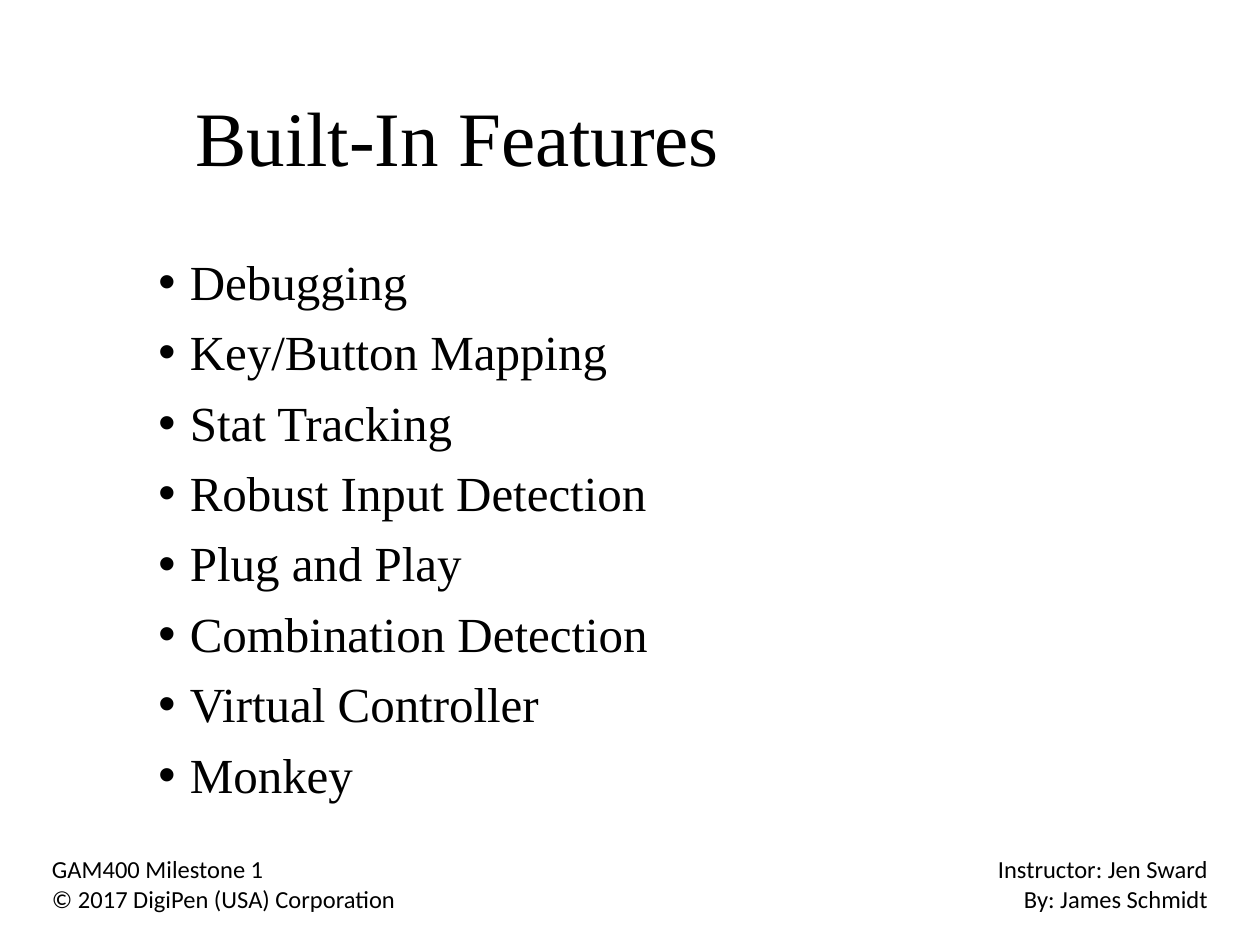
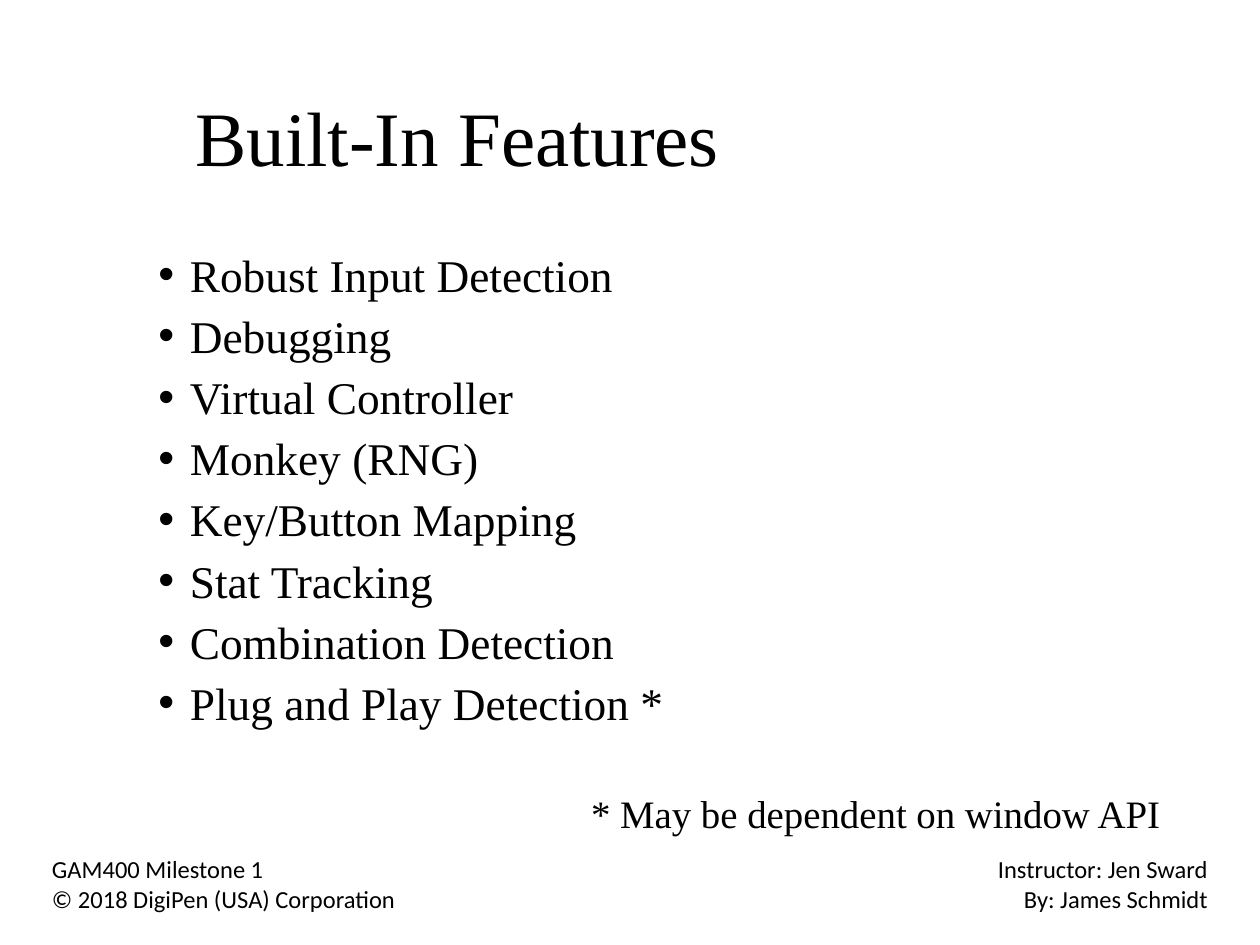
Before and after one commit to NekoTenshi87/SInput, a slide deck: slide 5 of Docs/Milestone1.pptx. Drawn at 1260x945 pixels with LibreOffice and Linux fonts; fonts in the diff are those of the drawing; background and template pictures are left out. Boxes give left, top, right and bottom in pixels: in the first picture for what was removed or moved away, otherwise in the second. Text is boxed around its words. In the diff, an @@ line names an element or a change of style, - is before the commit and + after.

```diff
--- a/Docs/Milestone1.pptx
+++ b/Docs/Milestone1.pptx
@@ text at bbox=[190, 260, 613, 301]: paragraph added @@
+• Robust Input Detection
@@ text at bbox=[190, 321, 614, 660]: size 28 to 25.9 pt in "Debugging", "Key/Button Mapping", "Stat Tracking", "Combination Detection"; line spacing 0.9 to 0.8 @@
@@ text at bbox=[190, 382, 513, 484]: paragraphs added @@
+• Virtual Controller
+• Monkey (RNG)
@@ text at bbox=[190, 477, 646, 591]: paragraphs removed @@
-• Robust Input Detection
-• Plug and Play
@@ text at bbox=[190, 688, 1161, 836]: text changed; size 28 to 22.2 pt @@
-• Virtual Controller
-• Monkey
+• Plug and Play Detection *
+  * May be dependent on window API
@@ text at bbox=[78, 890, 394, 913]: text changed @@
-© 2017 DigiPen (USA) Corporation
+© 2018 DigiPen (USA) Corporation
```
Also in this commit, not shown: 7 other slides changed, 2 slides added, 26 other files.
